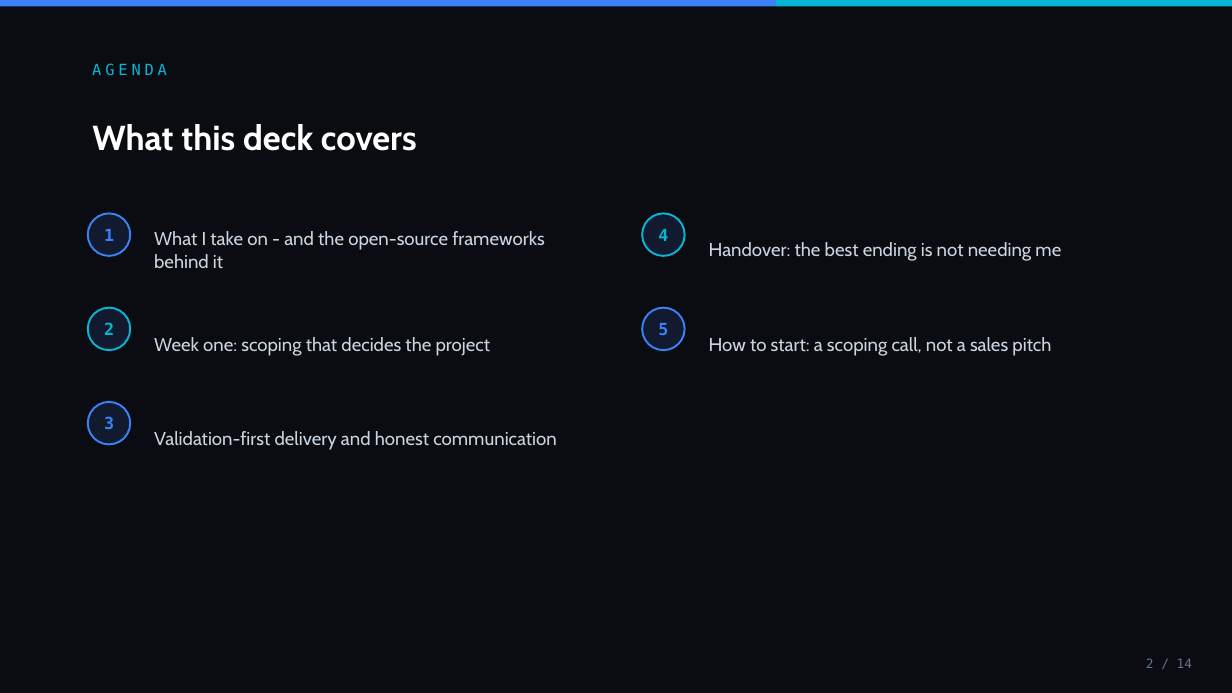
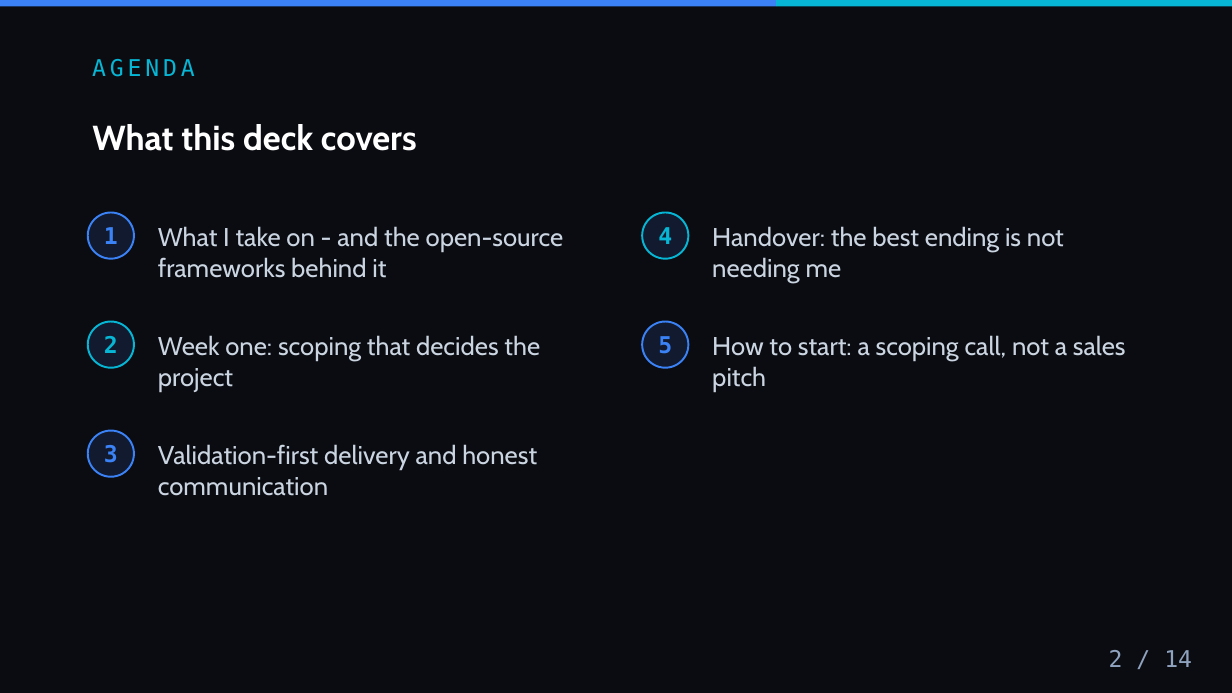
Before and after one commit to rezalianvatiady/rezalianvatiady.github.io, a slide deck: slide 2 of decks/freelance-playbook.pptx. Drawn at 1232x693 pixels with LibreOffice and Linux fonts; fonts in the diff are those of the drawing. Boxes give left, top, right and bottom in pixels: in the first picture for what was removed or moved away, otherwise in the second. Text is boxed around its words. In the diff, an @@ line names an element or a change of style, - is before the commit and + after.

```diff
--- a/decks/freelance-playbook.pptx
+++ b/decks/freelance-playbook.pptx
@@ text "AGENDA" at [92, 59, 195, 77]: size 12 to 18 pt @@
@@ ellipse: place and size @@
-ellipse at [88, 213, 130, 256]
+ellipse at [88, 213, 134, 259]
@@ ellipse: place and size @@
-ellipse at [642, 213, 685, 256]
+ellipse at [642, 213, 689, 259]
@@ text "2": place and size @@
-text "2" at [104, 322, 114, 335]
+text "2" at [104, 336, 118, 353]
@@ ellipse: place and size @@
-ellipse at [88, 308, 130, 350]
+ellipse at [88, 322, 134, 368]
@@ text "5": place and size @@
-text "5" at [658, 323, 668, 336]
+text "5" at [658, 336, 672, 354]
@@ ellipse: place and size @@
-ellipse at [642, 308, 685, 350]
+ellipse at [642, 322, 689, 368]
@@ size 13 to 18 pt in 5 elements at [104, 227, 118, 244], [658, 227, 672, 244], [104, 336, 118, 353], [658, 336, 672, 354], [104, 445, 118, 463] @@
@@ text "3": place and size @@
-text "3" at [104, 416, 114, 430]
+text "3" at [104, 445, 118, 463]
@@ ellipse: place and size @@
-ellipse at [88, 402, 130, 445]
+ellipse at [88, 431, 134, 477]
@@ size 14.5 to 20 pt in 5 elements at [158, 226, 564, 278], [712, 226, 1064, 283], [158, 335, 540, 392], [712, 335, 1126, 392], [158, 444, 537, 496] @@
@@ text "Validation-first delivery and honest communication": place and size @@
-text "Validation-first delivery and honest communication" at [154, 431, 557, 450]
+text "Validation-first delivery and honest communication" at [158, 444, 537, 496]
@@ text "2 / 14": place and size @@
-text "2 / 14" at [1146, 658, 1192, 668]
+text "2 / 14" at [1109, 650, 1192, 667]
@@ text "2 / 14" at [1109, 650, 1192, 667]: size 10 to 18 pt, text colour #64748B to #8FA3BF @@
```
Also in this commit, not shown: 13 other slides changed, 20 other files.
